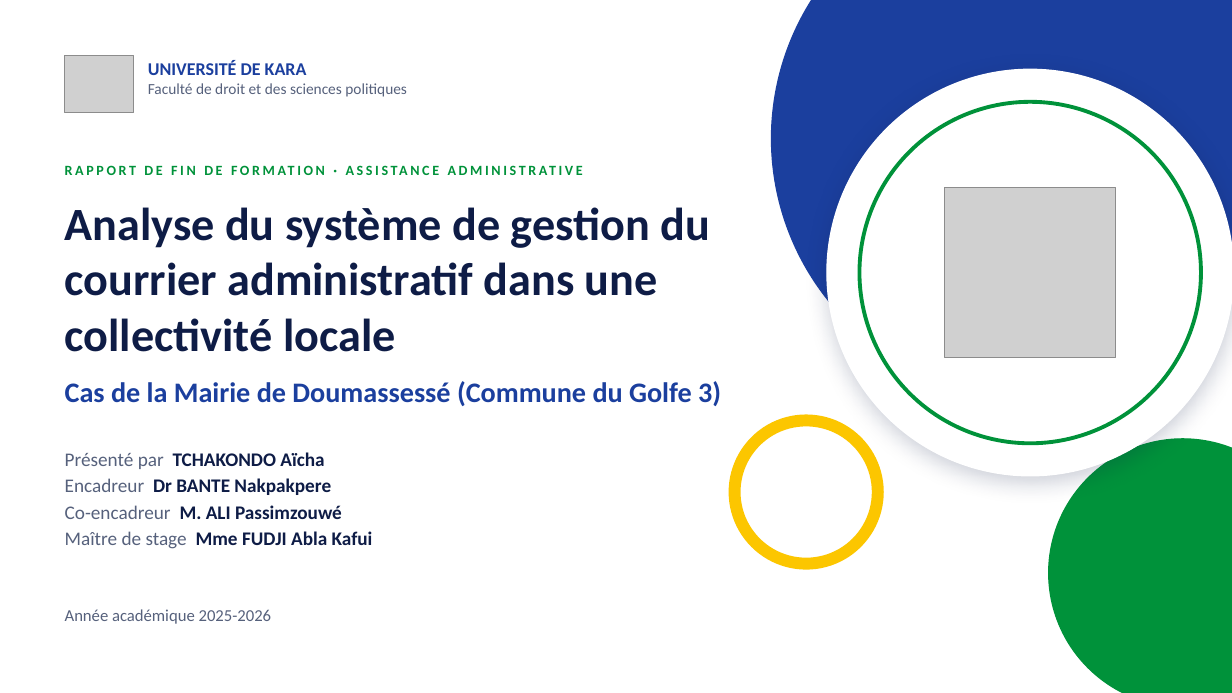
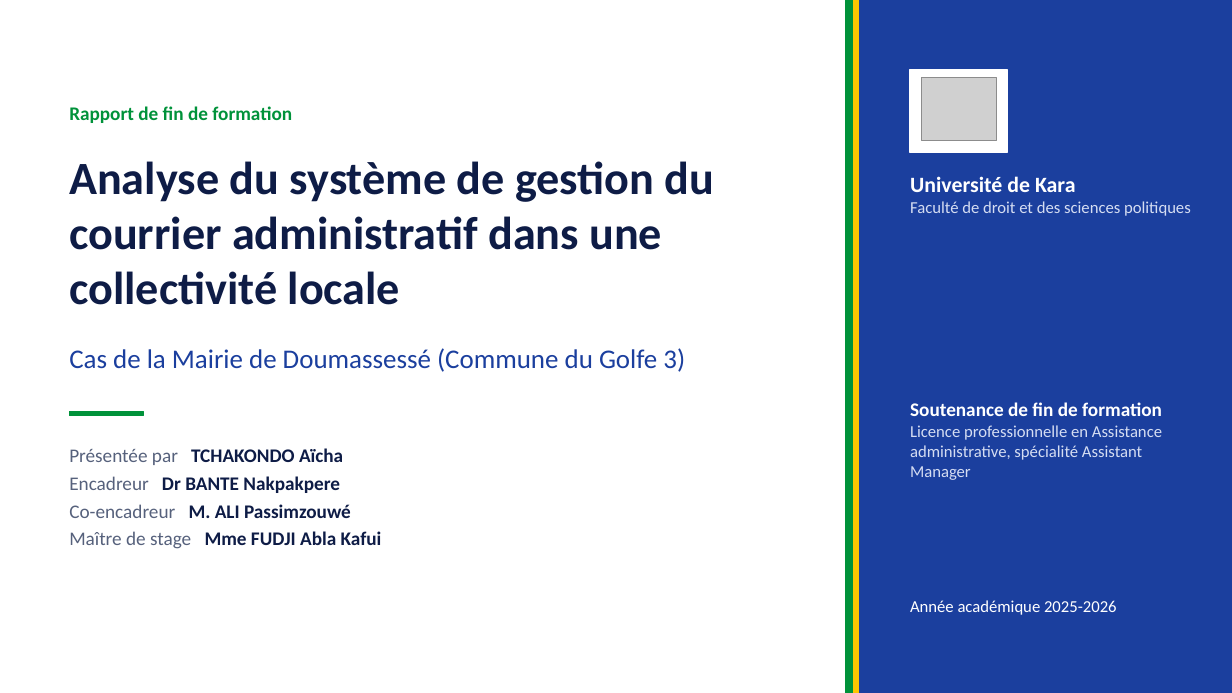
Before and after one commit to LUC-cmd/site-soutenance-aicha, a slide deck: slide 1 of docs/Presentation_soutenance_TCHAKONDO_Aicha.pptx. Drawn at 1232x693 pixels with LibreOffice and Linux fonts; fonts in the diff are those of the drawing; grey boxes stand for pictures. Boxes give left, top, right and bottom in pixels: in the first picture for what was removed or moved away, otherwise in the second. Text is boxed around its words. In the diff, an @@ line names an element or a change of style, - is before the commit and + after.

```diff
--- a/docs/Presentation_soutenance_TCHAKONDO_Aicha.pptx
+++ b/docs/Presentation_soutenance_TCHAKONDO_Aicha.pptx
@@ rectangle: place and size @@
-rectangle at <box>772,0,1232,397</box>
+rectangle at <box>846,0,1232,693</box>
@@ rectangle at <box>846,0,1232,693</box>: ellipse to rectangle @@
@@ rectangle added at <box>846,0,854,693</box>, fill #00923A, outline #00923A 1 pt @@
@@ rectangle added at <box>854,0,859,693</box>, fill #FCC600, outline #FCC600 1 pt @@
@@ ellipse removed at <box>827,69,1232,476</box> @@
@@ rectangle added at <box>910,69,1007,152</box>, fill #FFFFFF, outline #FFFFFF 1 pt @@
@@ picture: place and size @@
-picture at <box>65,55,134,113</box>
+picture at <box>921,78,997,140</box>
@@ text at <box>69,106,292,123</box>: text changed; size 11 to 15 pt @@
-RAPPORT DE FIN DE FORMATION · ASSISTANCE ADMINISTRATIVE
+Rapport de fin de formation
@@ ellipse removed at <box>860,102,1202,444</box> @@
@@ text "Analyse du système de gestion ...": place and size @@
-text "Analyse du système de gestion ..." at <box>65,207,710,352</box>
+text "Analyse du système de gestion ..." at <box>69,161,715,305</box>
@@ text at <box>910,176,1075,192</box>: text changed; size 14 to 17 pt; text colour #1B3F9E to #FFFFFF @@
-UNIVERSITÉ DE KARA
+Université de Kara
@@ text "Université de Kara": place and size @@
-text "Université de Kara" at <box>148,60,407,97</box>
+text "Université de Kara" at <box>910,176,1191,216</box>
@@ text at <box>910,201,1191,216</box>: size 12 to 13 pt, text colour #56617C to #D5DDF2 in "Faculté de droit et des sciences politiques" @@
@@ picture removed at <box>945,188,1116,359</box> @@
@@ text "Cas de la Mairie de ...": place and size @@
-text "Cas de la Mairie de ..." at <box>65,381,721,406</box>
+text "Cas de la Mairie de ..." at <box>69,348,685,372</box>
@@ text "Cas de la Mairie de ..." at <box>69,348,685,372</box>: size 22 to 21 pt, bold off @@
@@ rectangle added at <box>69,411,143,416</box>, fill #00923A, outline #00923A 1 pt @@
@@ text added at <box>910,402,1162,480</box>, 13 pt, text #D5DDF2 @@
+Soutenance de fin de formation
+Licence professionnelle en Assistance administrative, spécialité Assistant Manager
@@ text at <box>69,448,343,465</box>: text changed @@
-Présenté par TCHAKONDO Aïcha
+Présentée par TCHAKONDO Aïcha
@@ ellipse removed at <box>735,421,878,564</box> @@
@@ ellipse removed at <box>1049,439,1232,693</box> @@
@@ text at <box>69,476,382,549</box>: line spacing 1.15 to 1.2 @@
@@ text "Année académique 2025-2026": place and size @@
-text "Année académique 2025-2026" at <box>65,609,272,624</box>
+text "Année académique 2025-2026" at <box>910,600,1117,615</box>
@@ text "Année académique 2025-2026" at <box>910,600,1117,615</box>: text colour #56617C to #FFFFFF @@
```
Also in this commit, not shown: 17 other slides changed, 5 slides added, 4 slides removed, 1 other file.
